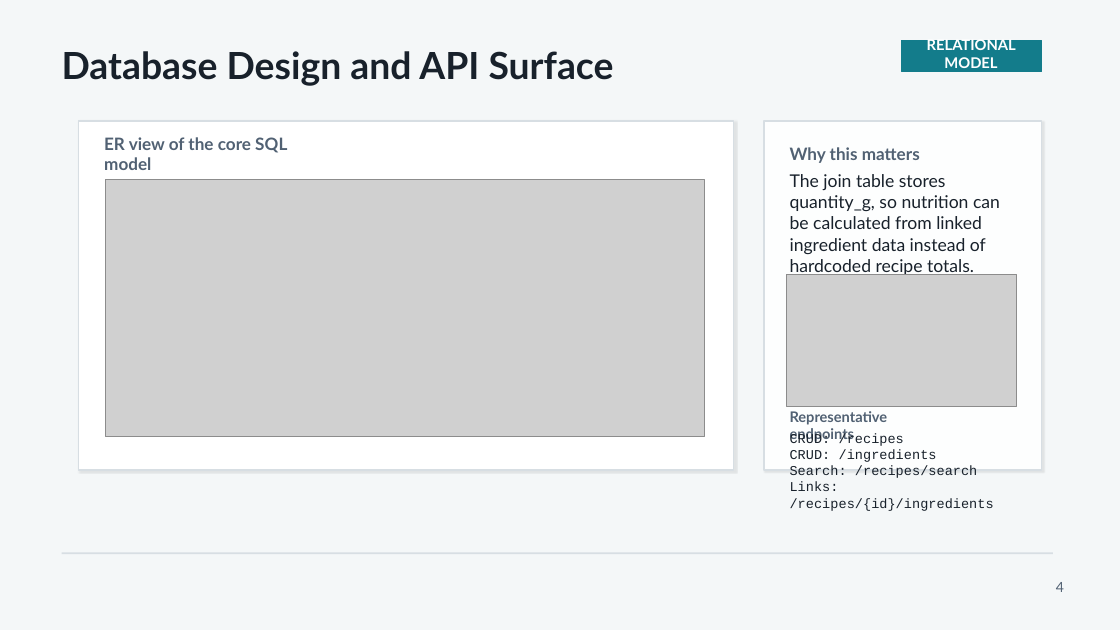
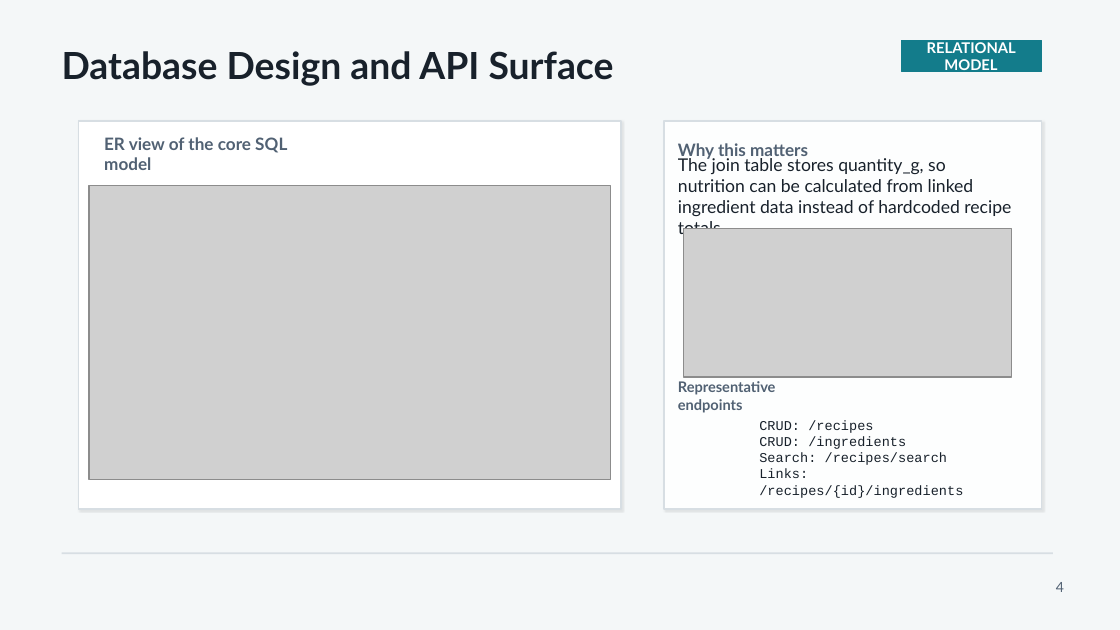
Before and after one commit to MideasternM/web-services-cw1, a slide deck: slide 4 of slides/nutrition-api-deck-updated.pptx. Drawn at 1120x630 pixels with LibreOffice and Linux fonts; fonts in the diff are those of the drawing; grey boxes stand for pictures. Boxes give left, top, right and bottom in pixels: in the first picture for what was removed or moved away, otherwise in the second. Text is boxed around its words. In the diff, an @@ line names an element or a change of style, - is before the commit and + after.

```diff
--- a/slides/nutrition-api-deck-updated.pptx
+++ b/slides/nutrition-api-deck-updated.pptx
@@ text "RELATIONAL MODEL": place and size @@
-text "RELATIONAL MODEL" at (927, 37, 1016, 68)
+text "RELATIONAL MODEL" at (927, 42, 1016, 74)
@@ rectangle: place and size @@
-rectangle at (78, 121, 734, 470)
+rectangle at (78, 121, 622, 508)
@@ rectangle: place and size @@
-rectangle at (764, 121, 1042, 470)
+rectangle at (664, 121, 1042, 508)
@@ text "Why this matters": place and size @@
-text "Why this matters" at (790, 147, 920, 163)
+text "Why this matters" at (678, 143, 808, 161)
@@ text "The join table stores quantity_g, ..." rewrapped from (790, 174, 1000, 276) to (678, 158, 1011, 238) @@
@@ picture: place and size @@
-picture at (105, 179, 704, 437)
+picture at (88, 186, 610, 479)
@@ picture: place and size @@
-picture at (786, 274, 1017, 407)
+picture at (683, 228, 1011, 376)
@@ text "Representative endpoints": place and size @@
-text "Representative endpoints" at (790, 411, 888, 443)
+text "Representative endpoints" at (678, 381, 776, 413)
@@ text "CRUD: /recipes": place and size @@
-text "CRUD: /recipes" at (790, 433, 994, 511)
+text "CRUD: /recipes" at (759, 420, 963, 498)
```
Also in this commit, not shown: 6 other slides changed, 5 other files.
